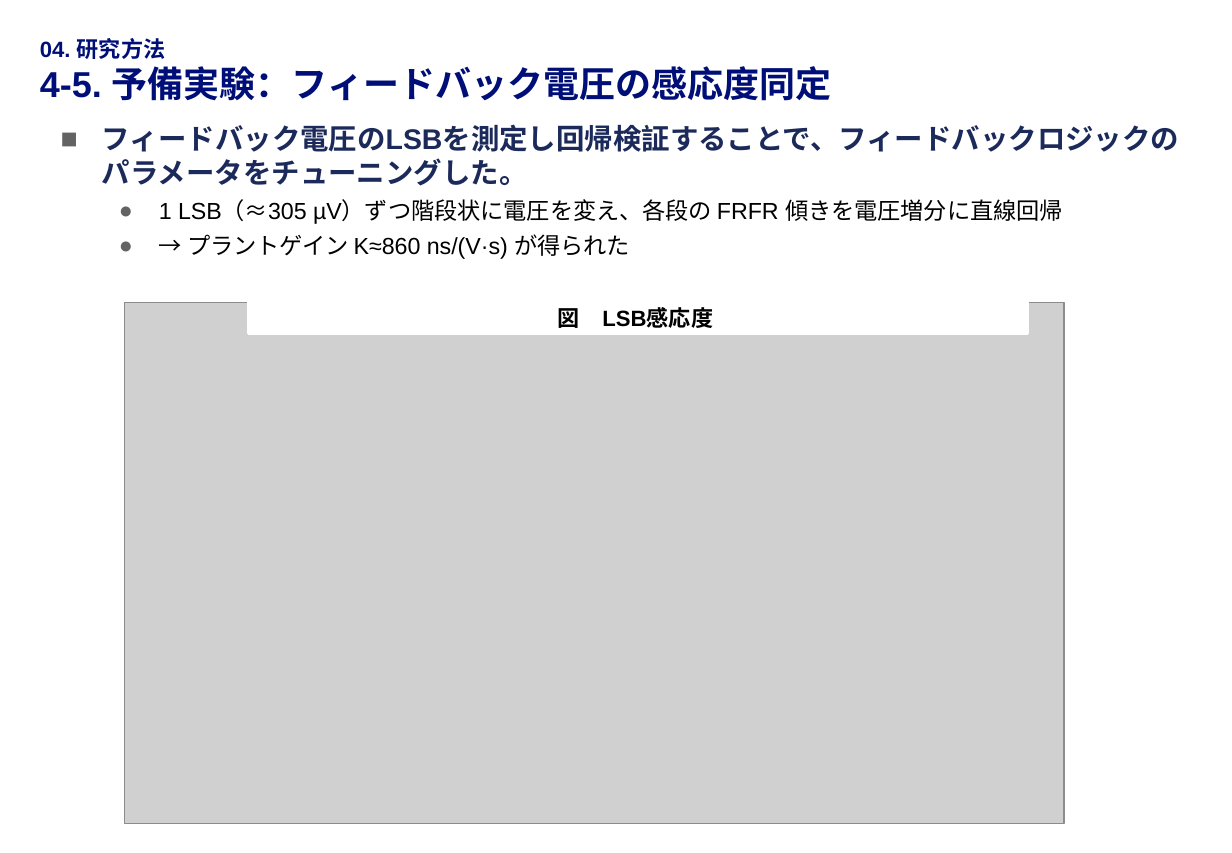
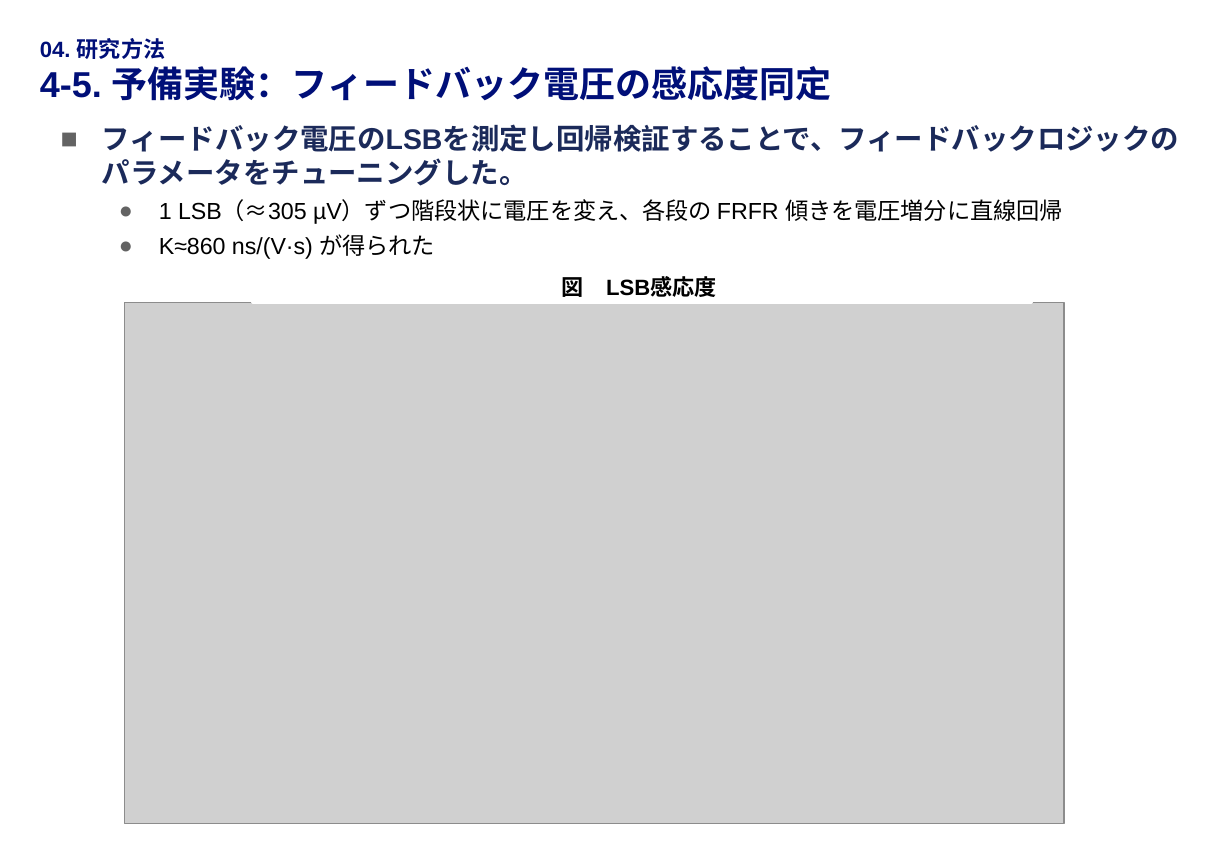
Before and after one commit to Harushirof/master_research, a slide deck: slide 11 of presentations/mid_term_202606/04_slides_draft/中間発表_スライド_v5.pptx. Drawn at 1232x853 pixels with LibreOffice and Linux fonts; fonts in the diff are those of the drawing; grey boxes stand for pictures; background and template pictures are left out. Boxes give left, top, right and bottom in pixels: in the first picture for what was removed or moved away, otherwise in the second. Text is boxed around its words. In the diff, an @@ line names an element or a change of style, - is before the commit and + after.

```diff
--- a/presentations/mid_term_202606/04_slides_draft/中間発表_スライド_v5.pptx
+++ b/presentations/mid_term_202606/04_slides_draft/中間発表_スライド_v5.pptx
@@ text at (159,234,435,259): text changed @@
-  ● → プラントゲイン K≈860 ns/(V·s) が得られた
+  ● K≈860 ns/(V·s) が得られた
@@ rectangle "図 LSB感応度": place and size @@
-rectangle "図 LSB感応度" at (248,303,1027,333)
+rectangle "図 LSB感応度" at (253,272,1032,303)
```
Also in this commit, not shown: 10 other slides changed, 8 other files.
